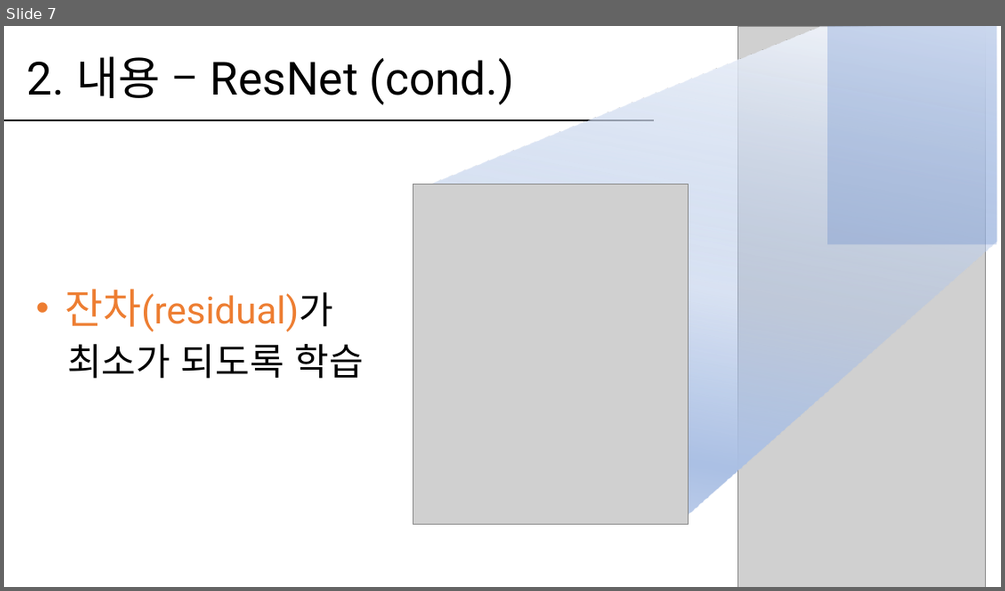
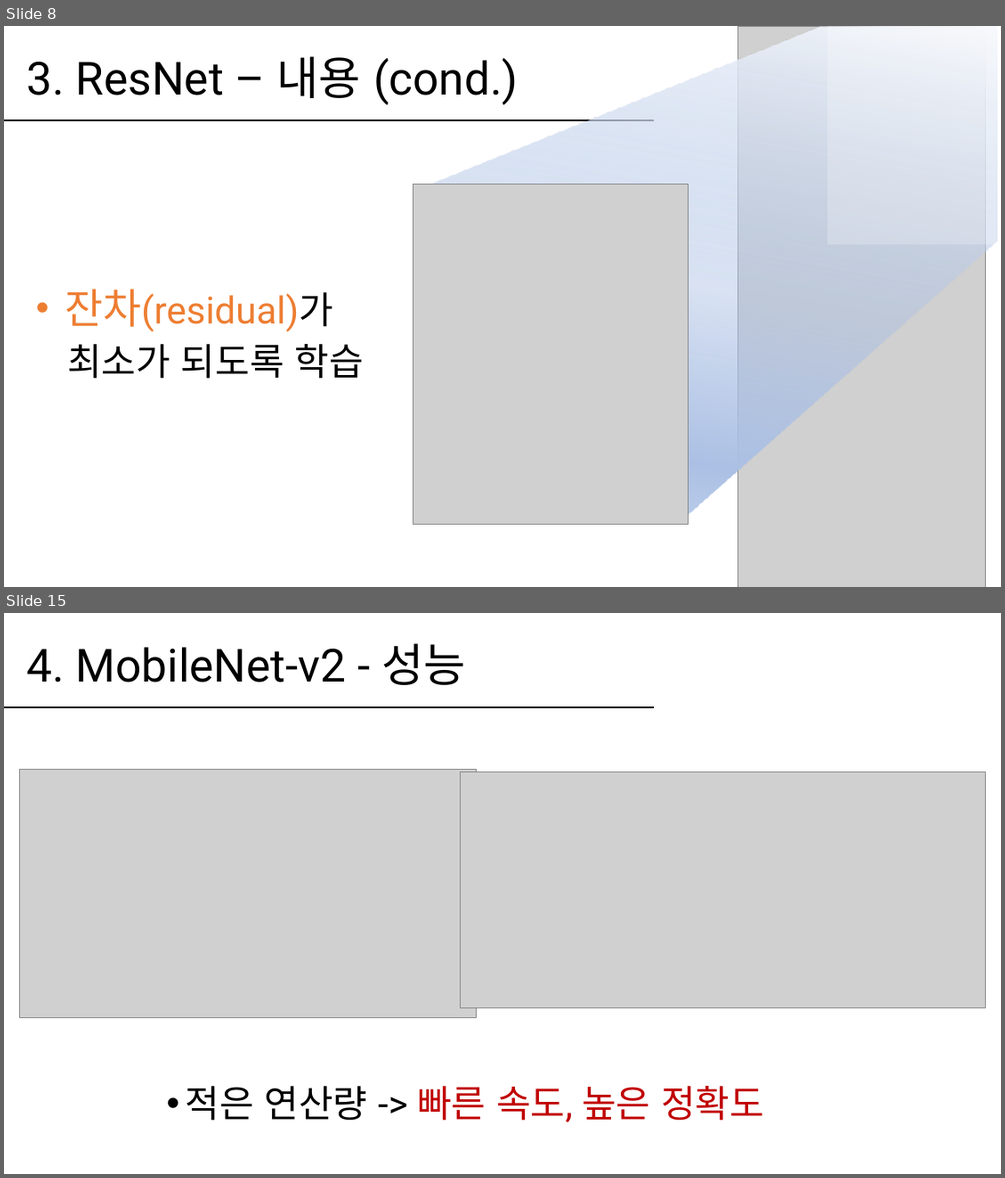
Before and after one commit to hanabzu/Computer-Vision-Project, a slide deck: report/발표_20154532.pptx. Shown one above the other, each under a label of ours: slide 7 before the commit, slides 8 and 15 after it; the slides between them are not shown. The pictures are 1005x591 and 1005x1178 pixels, drawn with LibreOffice and Linux fonts; fonts in the diff are those of the drawing; grey boxes stand for pictures. Boxes give left, top, right and bottom in pixels: in the first picture for what was removed or moved away, otherwise in the second. Text is boxed around its words. In the diff, an @@ line names an element or a change of style, - is before the commit and + after.

```diff
--- a/report/발표_20154532.pptx
+++ b/report/발표_20154532.pptx
@@ slide 15 added at (x1=4, y1=613, x2=1001, y2=1174), background #FFFFFF @@
@@ title added at (x1=27, y1=643, x2=466, y2=685), 44 pt, text #000000 @@
+4. MobileNet-v2 - 성능
@@ line added from (4, 708) to (655, 708), #000000 1.5 pt @@
@@ picture added at (x1=20, y1=770, x2=477, y2=1017) @@
@@ picture added at (x1=461, y1=771, x2=986, y2=1008) @@
@@ text added at (x1=186, y1=1086, x2=764, y2=1122), 36 pt, text #C00000 @@
+• 적은 연산량 -> 빠른 속도, 높은 정확도
@@ what was slide 7 is now slide 8 @@
@@ slide 8 changed as well @@
@@ rectangle at (x1=827, y1=26, x2=996, y2=244): fill #4472C4 at 24% opacity to #FFFFFF at 24% opacity @@
@@ title at (x1=27, y1=56, x2=518, y2=105): text changed @@
-2. 내용 – ResNet (cond.)
+3. ResNet – 내용 (cond.)
```
Also in this commit, not shown: 5 other slides changed, 13 other slides added, 6 slides removed, 2 other files.
